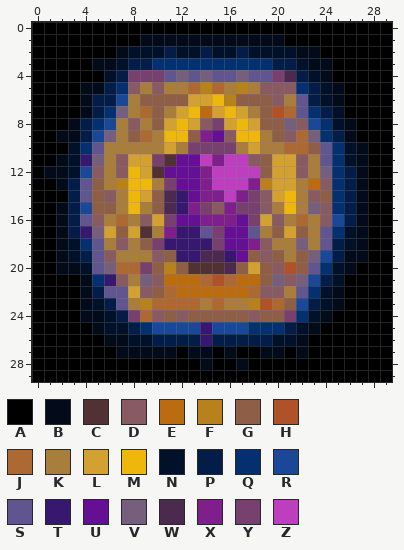
Edited in one commit: pixel-art sprite (assets/symbols/Scarab.png). That is the earlier state.
The file is 30x30 pixels.
Palette (. is transparent): A #000000  B #030b1a  C #523135  D #885b62  E #bb6c10  F #b7811c  G #8f5e47  H #b05229  J #ad6933  K #a97d3b  L #d3a131  M #edb70c  N #02112a  P #031d48  Q #053070  R #1a4897  S #61558f  T #37186f  U #651094  V #755f7d  W #4c294f  X #7f1f8b  Y #77406e  Z #bd3fc0
Pixels before, first column x 0:
 0 AAAAAAAAAAAAAAAAAAAAAAAAAAAAAA
 1 AAAAAAAAABBBBBBBBBBBBAAAAAAAAA
 2 AAAAAAABNNNPNNPNNPNNNNBBAAAAAA
 3 AAAAABBNPPQQQQQQQQQQPPNBBAAAAA
 4 AAAAAANPYYYSVSVSSVSSYWPNBAAAAA
 5 AAAABBPQDKDKKJFJKFKDDDQPNBAAAA
 6 AAAABPPRKGGGGLLMFGGGDKSPNBAAAA
 7 AAAABPQVKJGKLMELMLKGHJSQPNAAAA
 8 AAABPQRKDKGLMLDYLMLGGVDRQNBAAA
 9 AABBPRVKGJKMMGXUDMMKGDJVQPBAAA
10 AAANQSKKKKKLKYYYYKLKKJJGSQNBAA
11 AABNTVKDLLYCUUZXZZDGLLDKSQNBAA
12 ABBNRDKDMLCUUUXZZZZGLLDKVQPBAA
13 AABPSGKFMMKYUUXZZZXFLLKEDQPBAA
14 AAAPSGDKMLGWTUXXZXYDLMKDGQPBAA
15 AABPRGGKMKGWTXYDXYYDKMKVDQPBAA
16 AABPSDKJKDLYUUXXXUYLDKJKDRPBAA
17 AABPTVLGLCKXTTSYUUSKGLGKSQNBAA
18 AABNQSKDKGYTTTTYUUXDKKVKSPNBAA
19 AABNPSDKKKDGTTWWTUGDGKGVRPBBAA
20 AABBNSVJJYGFGCCCWGLGDHGSQNBAAA
21 AAAABQTDKVDEEEJHJEEGVDVRPNAAAA
22 AAAABPSSLDGJEEEEEEJDDKSQNBAAAA
23 AAAABNPSKFJJJJKJKKFHJGRPNBAAAA
24 AAAABBNPYJDGDGGGGGDGGYQNBAAAAA
25 AAAAABNNPQRRRRTRRRQQQPNBAAAAAA
26 AAAAAABBNNPPPPTPPPPPNNBAAAAAAA
27 AAAAAAABBBBBABBABAABBABAAAAAAA
28 AAAAAAAAAAAAAABAABAAAAAAAAAAAA
29 AAAAAAAAAAAAAAAAAAAAAAAAAAAAAA
New version:
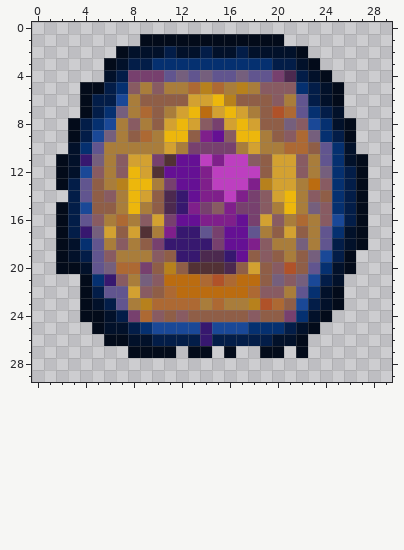
The exact change:
The author cleared colour A in row 0 at x 0 to 29; in row 1 at x 0 to 8 and 21 to 29; in row 2 at x 0 to 6 and 24 to 29; in row 3 at x 0 to 4 and 25 to 29; in row 4 at x 0 to 5 and 25 to 29; in rows 5 to 7 at x 0 to 3 and 26 to 29.
The author cleared colour A in row 8 at x 0 to 2 and 27 to 29; in row 9 at x 0 to 1 and 27 to 29; in row 10 at x 0 to 2 and 28 to 29; in row 11 at x 0 to 1 and 28 to 29; in row 12 at x 0 and 28 to 29; in row 13 at x 0 to 1 and 28 to 29.
The author cleared colour A in row 14 at x 0 to 2 and 28 to 29; in rows 15 to 19 at x 0 to 1 and 28 to 29; in row 20 at x 0 to 1 and 27 to 29; in rows 21 to 23 at x 0 to 3 and 26 to 29; in row 24 at x 0 to 3 and 25 to 29; in row 25 at x 0 to 4 and 24 to 29.
The author cleared colour A in row 26 at x 0 to 5 and 23 to 29; in row 27 at x 0 to 6, 12, 15, 17 to 18, 21 and 23 to 29; in row 28 at x 0 to 13, 15 to 16 and 18 to 29; in row 29 at x 0 to 29.
The author cleared colour B in row 2 at x 23; in row 3 at x 5 and 24; in row 9 at x 2; in row 10 at x 27; in row 12 at x 1; in row 19 at x 27.
The author cleared colour B in row 27 at x 7; in row 28 at x 14 and 17.
Pixel boxes of the changes (left, top, right, bottom) in both pictures:
erased: (32, 22, 392, 382)
